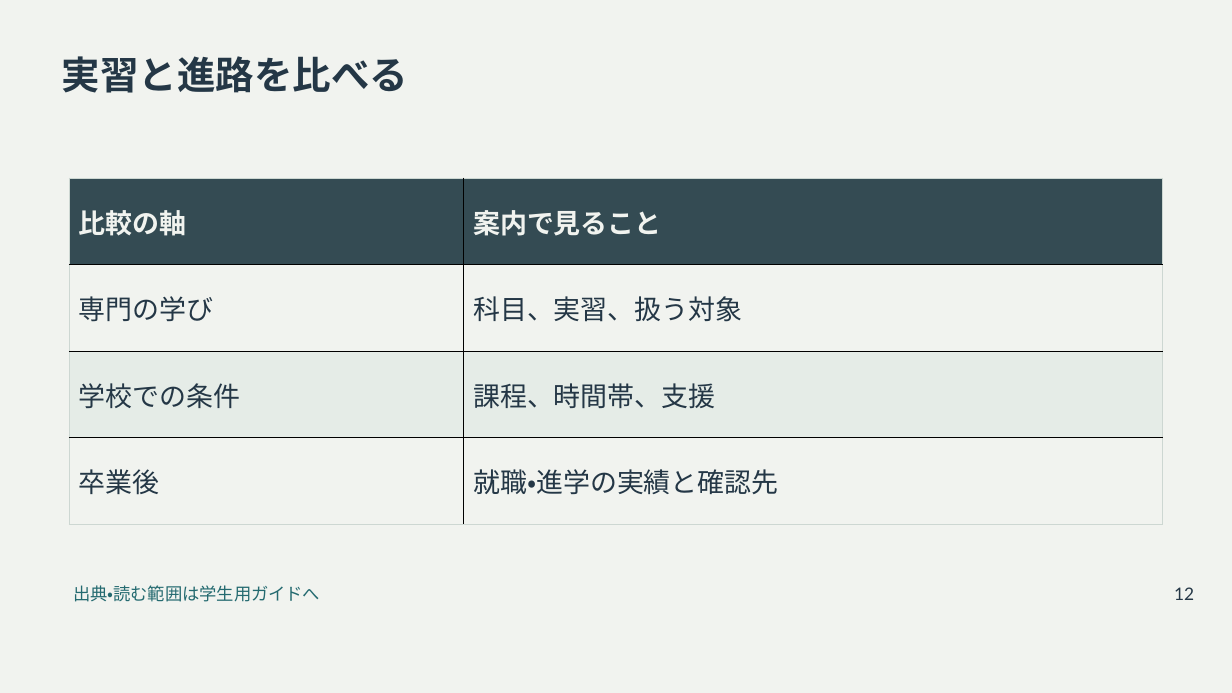
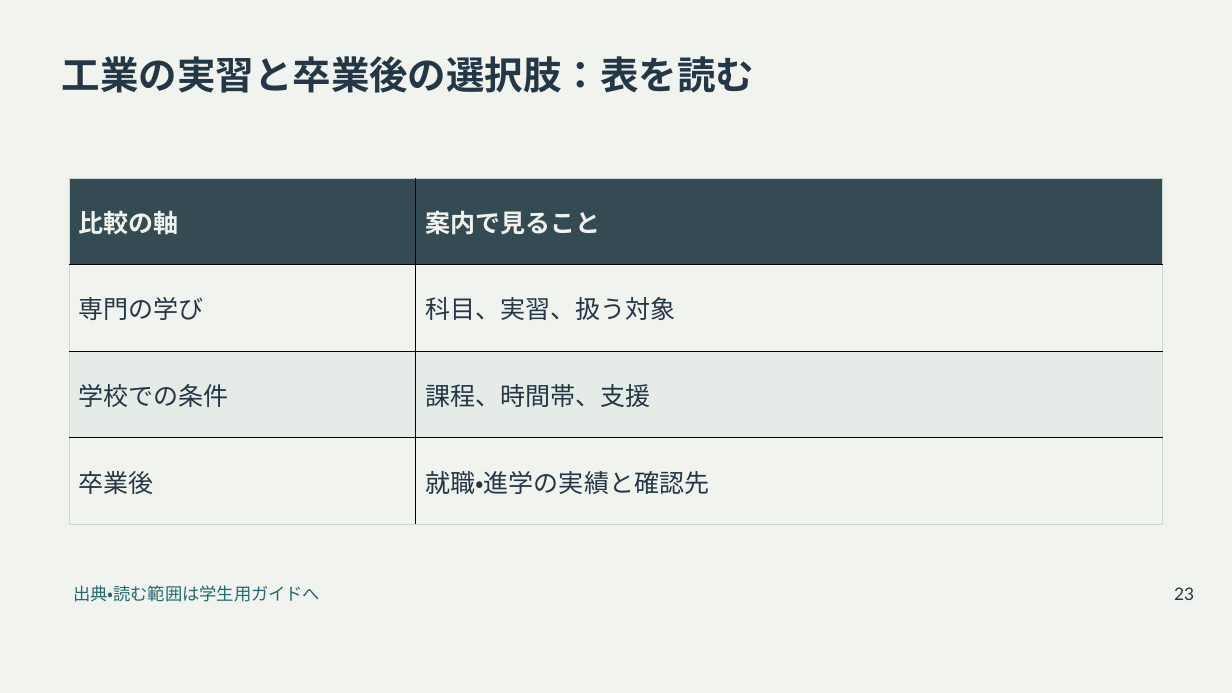
Before and after one commit to zooc-14calbp/industrial-education-ii, a slide deck: slide 23 of reorganized/20261105/main/03/slides.pptx (slide 12 before the commit). Drawn at 1232x693 pixels with LibreOffice and Linux fonts; fonts in the diff are those of the drawing. Boxes give left, top, right and bottom in pixels: in the first picture for what was removed or moved away, otherwise in the second. Text is boxed around its words. In the diff, an @@ line names an element or a change of style, - is before the commit and + after.

```diff
--- a/reorganized/20261105/main/03/slides.pptx
+++ b/reorganized/20261105/main/03/slides.pptx
@@ title at box(62, 56, 755, 93): text changed @@
-実習と進路を比べる
+工業の実習と卒業後の選択肢：表を読む
@@ table at box(69, 178, 1163, 525) @@
@@ size 21 to 19.5 pt @@
@@ text at box(1174, 587, 1194, 600): text changed @@
-12
+23
```
Also in this commit, not shown: 11 other slides changed, 13 slides added, 18 other files.
